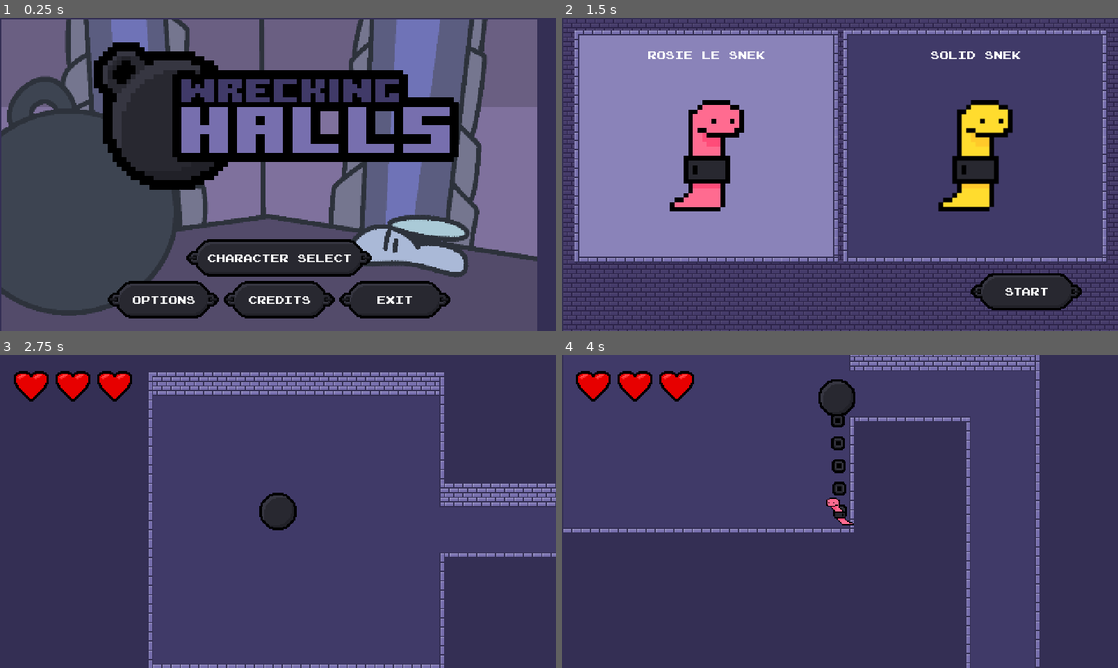
Above: before the commit, frames 1-4 (two rows, left to right).
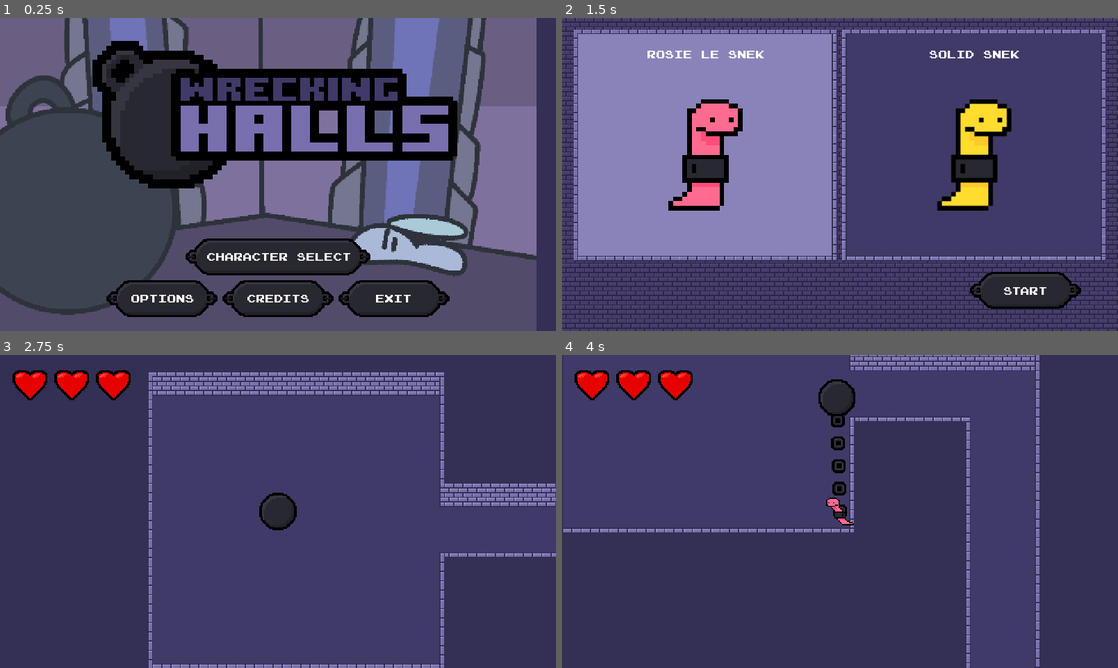
Above: after the commit, the same moments.

Repository: DSchana/GMTK-Game-Jam-2021
Game: Godot game, scene res://Core/MainGame.tscn
Same seed, same stepped clock (60 frames per second), same inputs: the game is played once before the commit and once after it.
Inputs (mouse positions are in pixels of both pictures, inside the frame that each line leads up to):
- Up to frame 1 (0.25 s): no input
- Up to frame 2 (1.5 s): click "Character Select" at 0.5 s; click (706, 146) at 1.25 s
- Up to frame 3 (2.75 s): click "Start" at 2 s
- Up to frame 4 (4 s): tap Enter at 2.75 s; hold D (player_right) 2.78-3.53 s; hold S (player_down) from 3.53 s (still down)

The runs differ from the first frame. In frame 1, 8.9% of the frame differs, in the area x 0-97%, y 0-100%; in frame 2, 21%, in the area x 0-100%, y 0-100%; in frame 3, 0.4%; in frame 4, 0.4%.

Commit message:
Final Commit

Diff:
--- a/Character/Character.tscn
+++ b/Character/Character.tscn
@@ -125,14 +125,13 @@
 [node name="DefaultSkin" type="AnimatedSprite" parent="."]
 frames = SubResource( 12 )
 animation = "idle"
-frame = 1
+frame = 2
 playing = true
 
 [node name="GoldenSkin" type="AnimatedSprite" parent="."]
 visible = false
 frames = SubResource( 23 )
 animation = "idle"
-frame = 4
 playing = true
 
 [node name="Camera2D" type="Camera2D" parent="."]
--- a/Core/GUIControl.gd
+++ b/Core/GUIControl.gd
@@ -1,6 +1,6 @@
 extends Control
 
-enum UI_STATE{MAIN, CHARACTER_SELECT, OPTIONS, CREDITS, GAME, GAME_PAUSE}
+enum UI_STATE{MAIN, CHARACTER_SELECT, OPTIONS, CREDITS, GAME, GAME_PAUSE, LOSE}
 
 export var current_state = UI_STATE.MAIN
 var previous_state = UI_STATE.MAIN # only used for options menu
@@ -26,6 +26,8 @@
 	#character select
 	$CharacterSelect/HBoxContainer/Character1/TextureButton.connect("pressed", self, "selectCharacter1")
 	$CharacterSelect/HBoxContainer/Character2/TextureButton.connect("pressed", self, "selectCharacter2")
+
+	$RestartScreen/Reset.connect("pressed", self, "onBackToMenu")
 
 	if character2_unlocked:
 		$CharacterSelect/HBoxContainer/Character2/Contents/VBoxContainer/CenterContainer/Unlocked.visible = true
@@ -154,6 +156,20 @@
 		$CharacterSelect/HBoxContainer/Character2/SelectionNormal.visible = true
 		$CharacterSelect/HBoxContainer/Character2/SelectionChosen.visible = false
 
+func onEndGameScreen():
+	if current_state == UI_STATE.GAME:
+		current_state = UI_STATE.LOSE
+		$GameGUI.visible = false
+		$RestartScreen.visible = true
+		get_tree().paused = false
+
+func onBackToMenu():
+	if current_state == UI_STATE.LOSE:
+		current_state = UI_STATE.MAIN
+		$Background.visible = true
+		$RestartScreen.visible = false
+		$MainMenu.visible = true
+
 func setGameHealth(current, total):
 	if current < 0:
 		current = 0
--- a/Core/MainGame.gd
+++ b/Core/MainGame.gd
@@ -11,7 +11,7 @@
 	$CanvasLayer/GUIControl.connect("set_skin", $Character, "setSkin")
 	$CanvasLayer/GUIControl.connect("game_start", self, "setUpLabyrinth")
 	$Character.connect("set_health", $CanvasLayer/GUIControl, "setGameHealth")
-	$Character.connect("on_death", $CanvasLayer/GUIControl, "restart")
+	$Character.connect("on_death", $CanvasLayer/GUIControl, "onEndGameScreen")
 
 func setUpLabyrinth():
 	$Character.updateHealth()
--- a/Core/MainGame.tscn
+++ b/Core/MainGame.tscn
@@ -24,10 +24,9 @@
 [node name="CanvasLayer" type="CanvasLayer" parent="."]
 
 [node name="GUIControl" parent="CanvasLayer" instance=ExtResource( 6 )]
-margin_left = 1.49832
-margin_top = 1.49829
-margin_right = 1.49832
-margin_bottom = 1.49829
+margin_left = 1.18017e-05
+margin_top = -0.0936614
+margin_bottom = -0.0936584
 
 [node name="PlayerSpawnPoints" type="Node2D" parent="."]
 
--- a/UI/GUI.tscn
+++ b/UI/GUI.tscn
@@ -861,3 +861,45 @@
 __meta__ = {
 "_edit_use_anchors_": false
 }
+
+[node name="RestartScreen" type="Control" parent="."]
+visible = false
+anchor_right = 1.0
+anchor_bottom = 1.0
+__meta__ = {
+"_edit_use_anchors_": false
+}
+
+[node name="ColorRect" type="ColorRect" parent="RestartScreen"]
+anchor_right = 1.0
+anchor_bottom = 1.0
+color = Color( 0, 0, 0, 1 )
+__meta__ = {
+"_edit_use_anchors_": false
+}
+
+[node name="CenterContainer" type="CenterContainer" parent="RestartScreen"]
+anchor_right = 1.0
+anchor_bottom = 1.0
+__meta__ = {
+"_edit_use_anchors_": false
+}
+
+[node name="Label" type="Label" parent="RestartScreen/CenterContainer"]
+margin_left = 148.0
+margin_top = 114.0
+margin_right = 332.0
+margin_bottom = 156.0
+custom_fonts/font = ExtResource( 3 )
+text = "You Lost
+Press Any Key To Return
+to the main menu"
+align = 1
+valign = 1
+
+[node name="Reset" type="TextureButton" parent="RestartScreen"]
+anchor_right = 1.0
+anchor_bottom = 1.0
+__meta__ = {
+"_edit_use_anchors_": false
+}
--- a/project.godot
+++ b/project.godot
@@ -9,18 +9,12 @@
 config_version=4
 
 _global_script_classes=[ {
-"base": "KinematicBody2D",
-"class": "NPC",
-"language": "GDScript",
-"path": "res://NPC/NPC.gd"
-}, {
 "base": "StaticBody2D",
 "class": "PowerUp",
 "language": "GDScript",
 "path": "res://PowerUps/HealthPack.gd"
 } ]
 _global_script_class_icons={
-"NPC": "",
 "PowerUp": ""
 }
 
@@ -34,6 +28,7 @@
 
 window/size/width=480
 window/size/height=270
+window/size/fullscreen=true
 window/size/test_width=1024
 window/size/test_height=575
 window/stretch/mode="2d"
Binary file added: WreckingHalls.png
Not shown, added: WreckingHalls.png.import
Binary file added: favicon.png
Not shown, added: favicon.png.import
